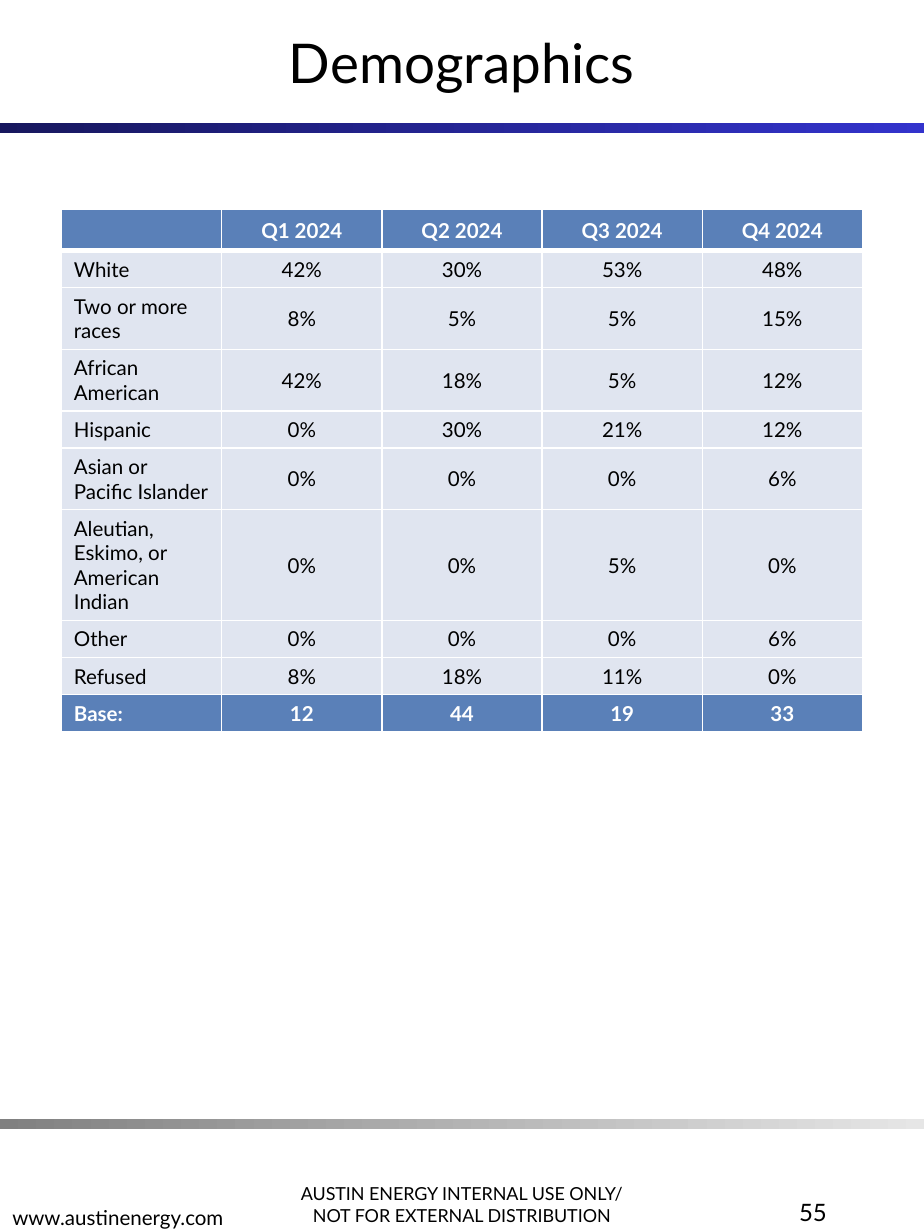
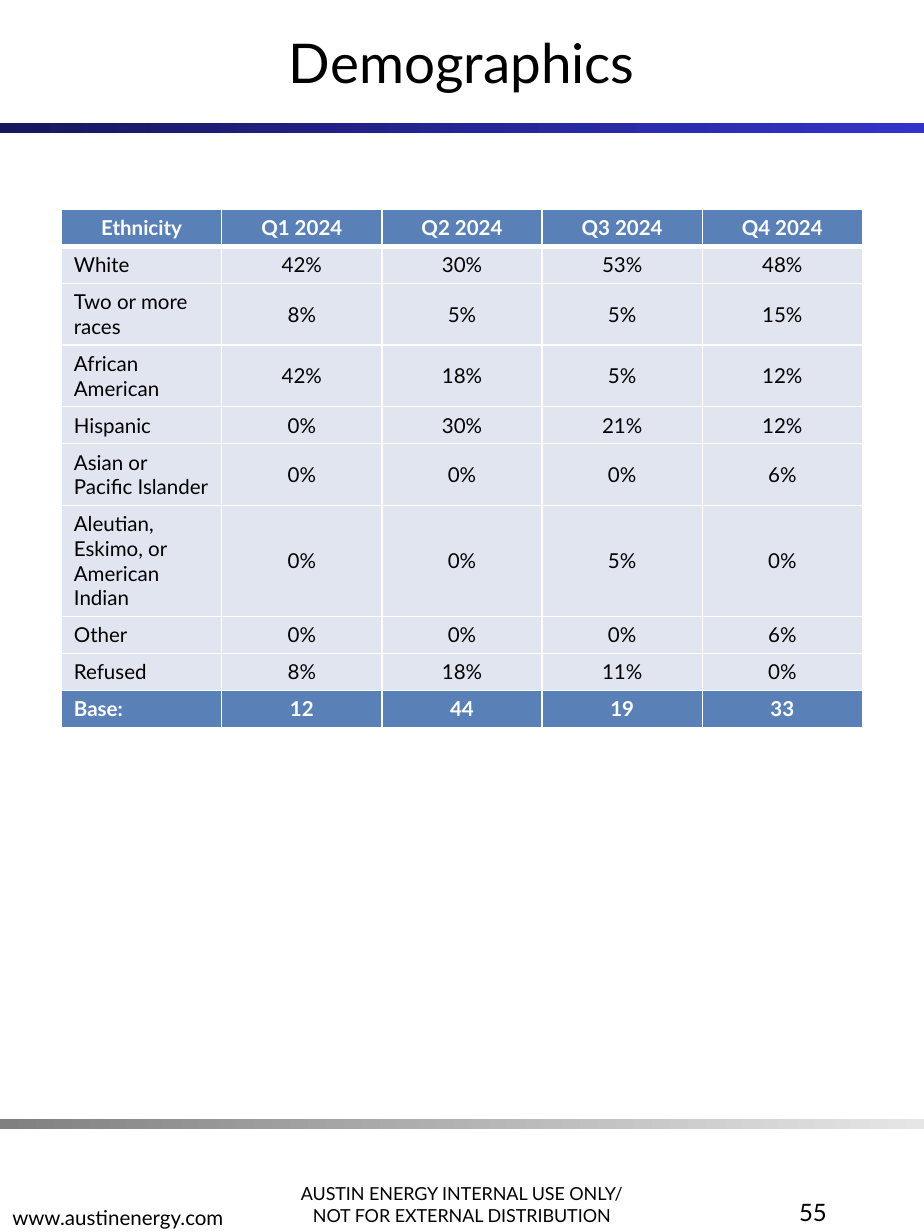
Before and after one commit to jellohead/AE_LIW_automation, a slide deck: slide 55 of src/AE_LIW_automation/output/AE_LIW_updated.pptx. Drawn at 924x1232 pixels with LibreOffice and Linux fonts; fonts in the diff are those of the drawing; background and template pictures are left out. Boxes give left, top, right and bottom in pixels: in the first picture for what was removed or moved away, otherwise in the second. Text is boxed around its words. In the diff, an @@ line names an element or a change of style, - is before the commit and + after.

```diff
--- a/src/AE_LIW_automation/output/AE_LIW_updated.pptx
+++ b/src/AE_LIW_automation/output/AE_LIW_updated.pptx
@@ table at box(62, 209, 862, 720) @@
-row 1, column 1: 
+row 1, column 1: Ethnicity
```
Also in this commit, not shown: 2 other slides changed, 9 other files.
